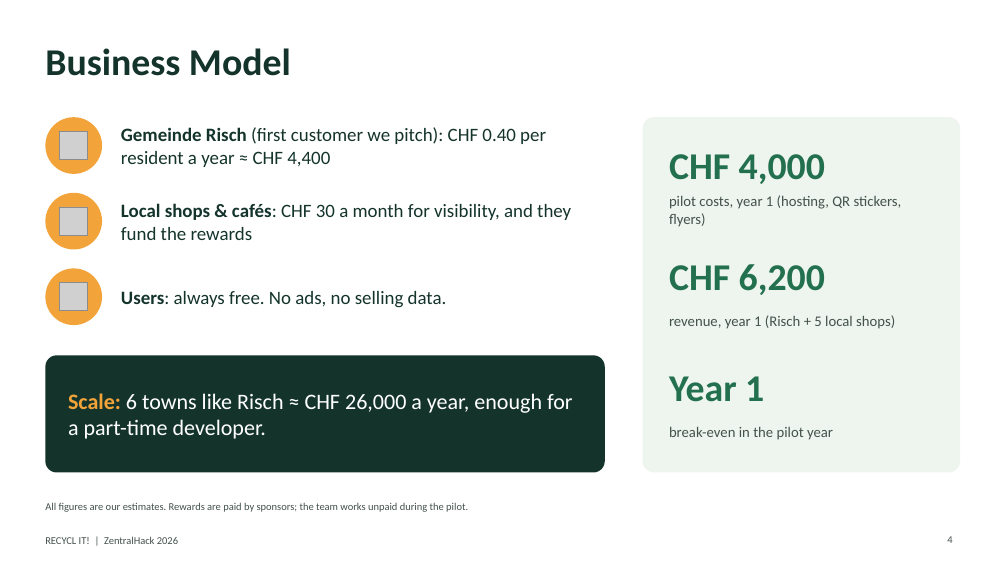
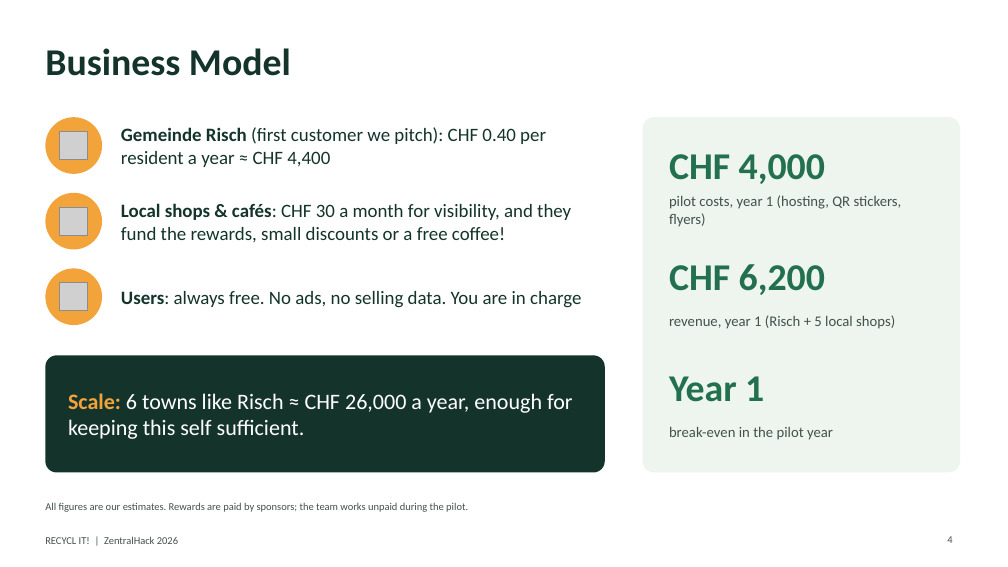
Before and after one commit to Toaster-lab/Zentral-Hack, a slide deck: slide 4 of PowerPoints/RECYCL_IT_final_pitch.pptx. Drawn at 1008x567 pixels with LibreOffice and Linux fonts; fonts in the diff are those of the drawing; grey boxes stand for pictures. Boxes give left, top, right and bottom in pixels: in the first picture for what was removed or moved away, otherwise in the second. Text is boxed around its words. In the diff, an @@ line names an element or a change of style, - is before the commit and + after.

```diff
--- a/PowerPoints/RECYCL_IT_final_pitch.pptx
+++ b/PowerPoints/RECYCL_IT_final_pitch.pptx
@@ text at (x1=121, y1=203, x2=571, y2=242): text changed @@
-Local shops & cafés: CHF 30 a month for visibility, and they fund the rewards
+Local shops & cafés: CHF 30 a month for visibility, and they fund the rewards, small discounts or a free coffee!
@@ text at (x1=121, y1=291, x2=581, y2=308): text changed @@
-Users: always free. No ads, no selling data.
+Users: always free. No ads, no selling data. You are in charge
@@ text at (x1=68, y1=393, x2=573, y2=439): text changed @@
-Scale: 6 towns like Risch ≈ CHF 26,000 a year, enough for a part-time developer.
+Scale: 6 towns like Risch ≈ CHF 26,000 a year, enough for keeping this self sufficient.
```
Also in this commit, not shown: 7 other slides changed.
